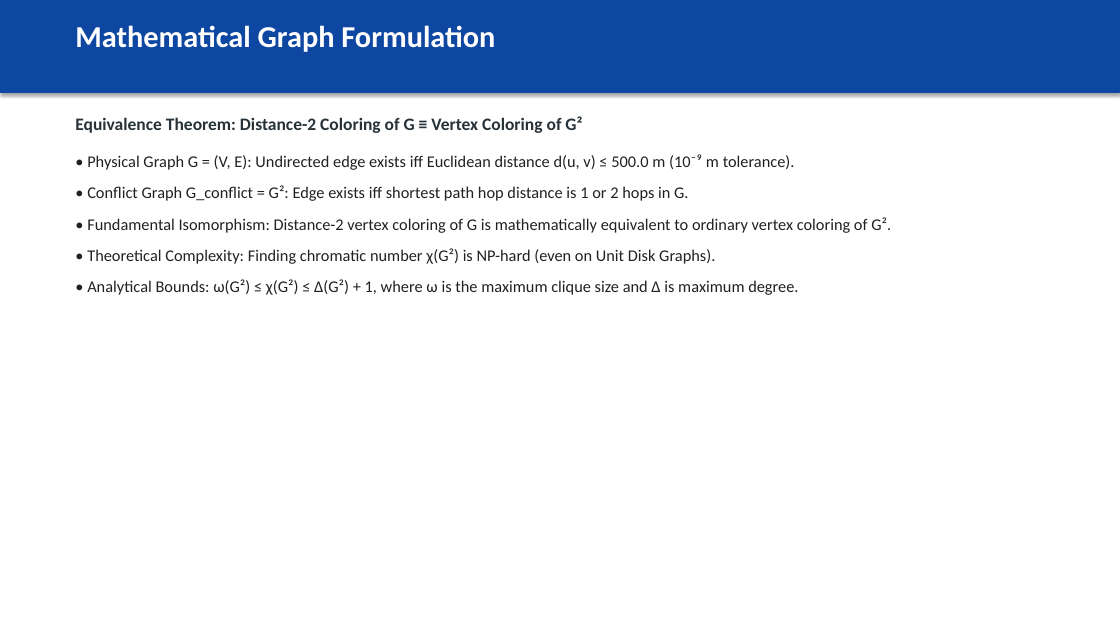
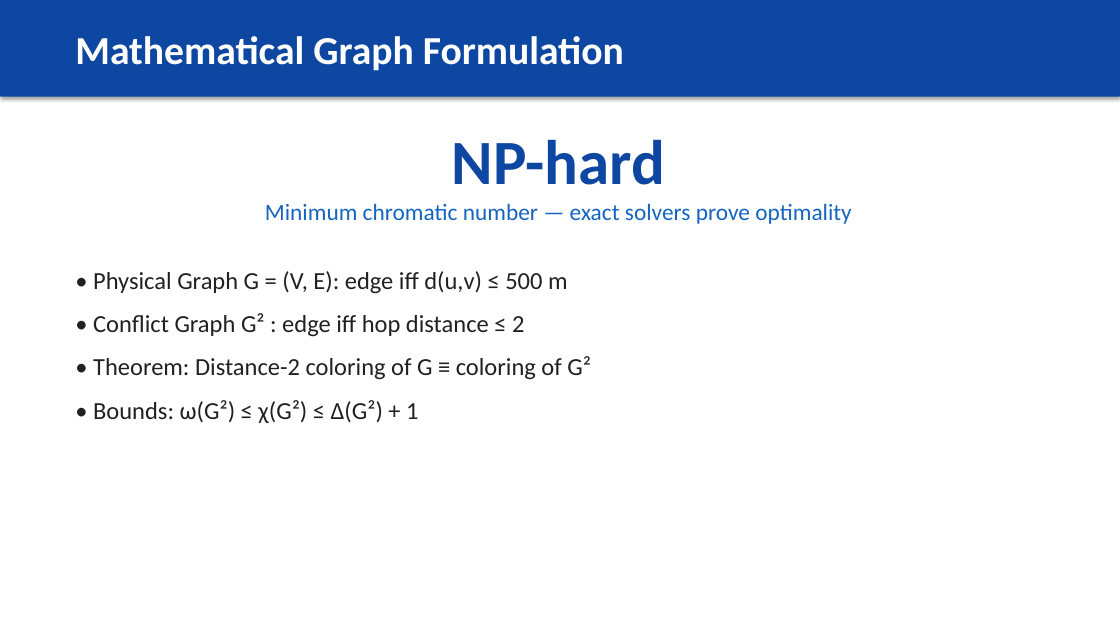
Before and after one commit to athishio/tdma-schedule-optimizer, a slide deck: slide 3 of docs/presentation.pptx. Drawn at 1120x630 pixels with LibreOffice and Linux fonts; fonts in the diff are those of the drawing. Boxes give left, top, right and bottom in pixels: in the first picture for what was removed or moved away, otherwise in the second. Text is boxed around its words. In the diff, an @@ line names an element or a change of style, - is before the commit and + after.

Commit message:
docs: rebuild full design PDF and visual presentation deck with corrected text and layout

```diff
--- a/docs/presentation.pptx
+++ b/docs/presentation.pptx
@@ rectangle: place and size @@
-rectangle at bbox=[0, 0, 1120, 92]
+rectangle at bbox=[0, 0, 1120, 97]
@@ rectangle at bbox=[0, 0, 1120, 97]: outline #0D47A1 0.75 pt to none @@
@@ text "Mathematical Graph Formulation" at bbox=[75, 36, 624, 71]: size 26 to 34 pt; vertical alignment top to middle @@
@@ text at bbox=[265, 139, 851, 224]: text changed; size 15 to 20 pt; text colour #263238 to #1565C0; bold off @@
-Equivalence Theorem: Distance-2 Coloring of G ≡ Vertex Coloring of G²
+NP-hard
+Minimum chromatic number — exact solvers prove optimality
@@ text at bbox=[93, 271, 591, 423]: text changed; size 14 to 21 pt @@
-• Physical Graph G = (V, E): Undirected edge exists iff Euclidean distance d(u, v) ≤ 500.0 m (10⁻⁹ m tolerance).
-• Conflict Graph G_conflict = G²: Edge exists iff shortest path hop distance is 1 or 2 hops in G.
-• Fundamental Isomorphism: Distance-2 vertex coloring of G is mathematically equivalent to ordinary vertex coloring of G².
-• Theoretical Complexity: Finding chromatic number χ(G²) is NP-hard (even on Unit Disk Graphs).
-• Analytical Bounds: ω(G²) ≤ χ(G²) ≤ Δ(G²) + 1, where ω is the maximum clique size and Δ is maximum degree.
+• Physical Graph G = (V, E): edge iff d(u,v) ≤ 500 m
+• Conflict Graph G² : edge iff hop distance ≤ 2
+• Theorem: Distance-2 coloring of G ≡ coloring of G²
+• Bounds: ω(G²) ≤ χ(G²) ≤ Δ(G²) + 1
```
Also in this commit, not shown: 7 other slides changed, 2 slides added, 2 slides removed, 3 other files.
